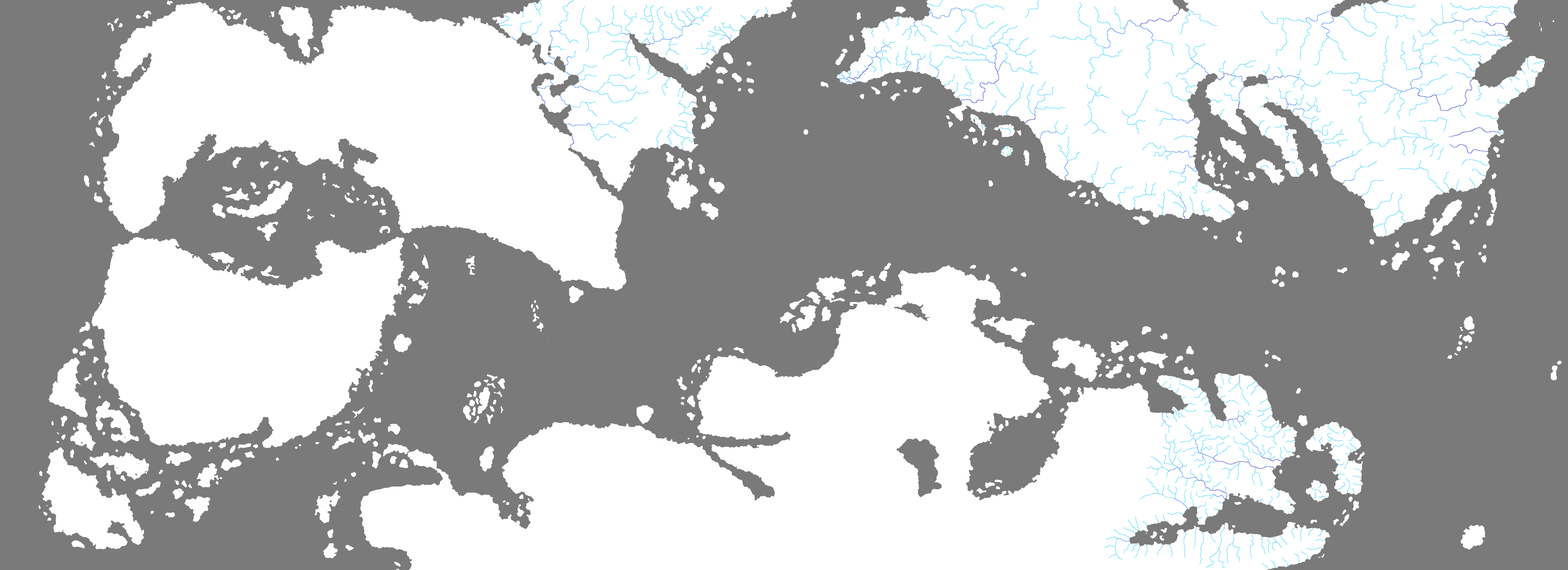
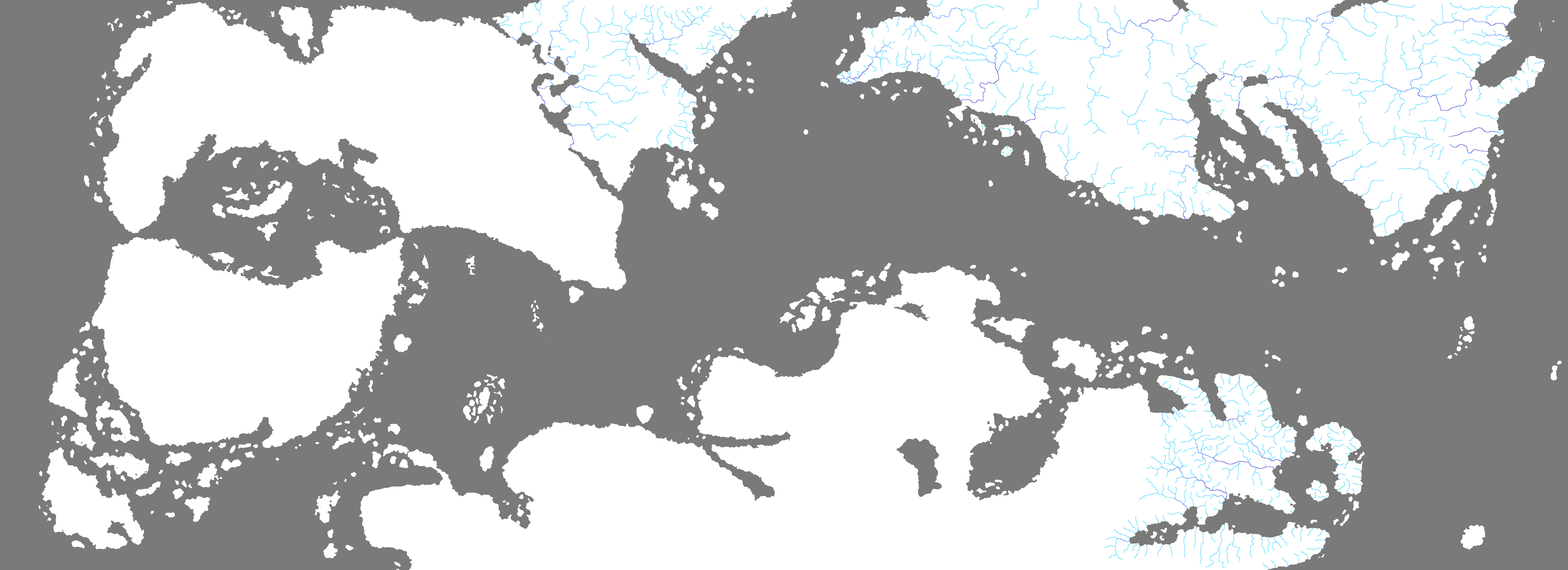
Revision of a layered 1568 x 570 image; what changed, layer by layer:
painted on "Rivers" over [838, 69, 1362, 570]
